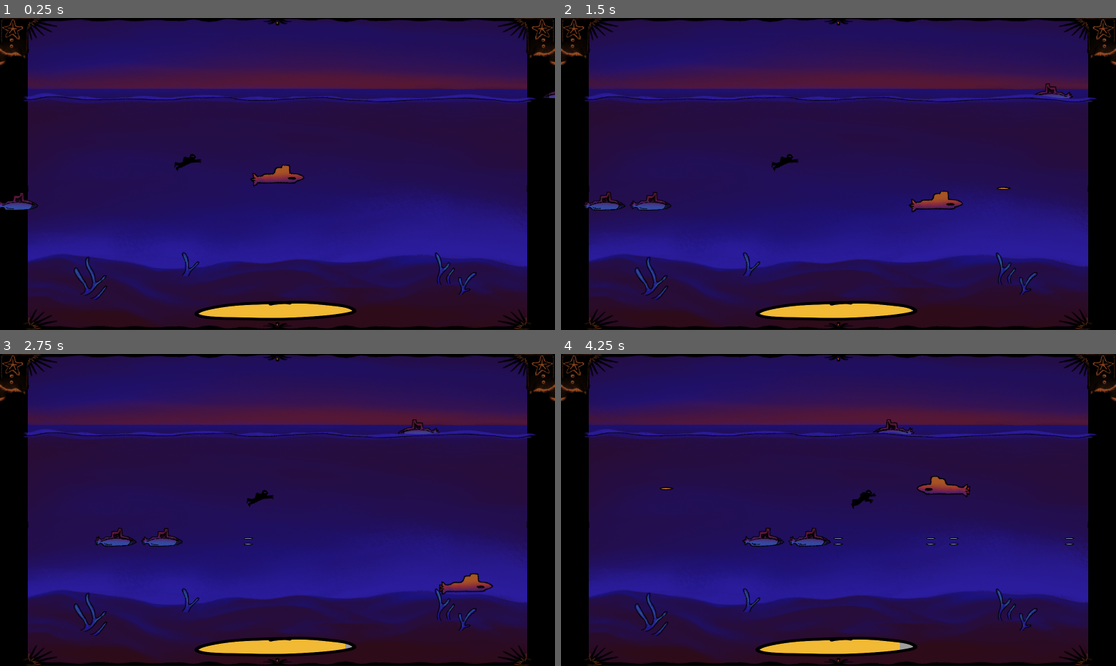
Above: before the commit, frames 1-4 (two rows, left to right).
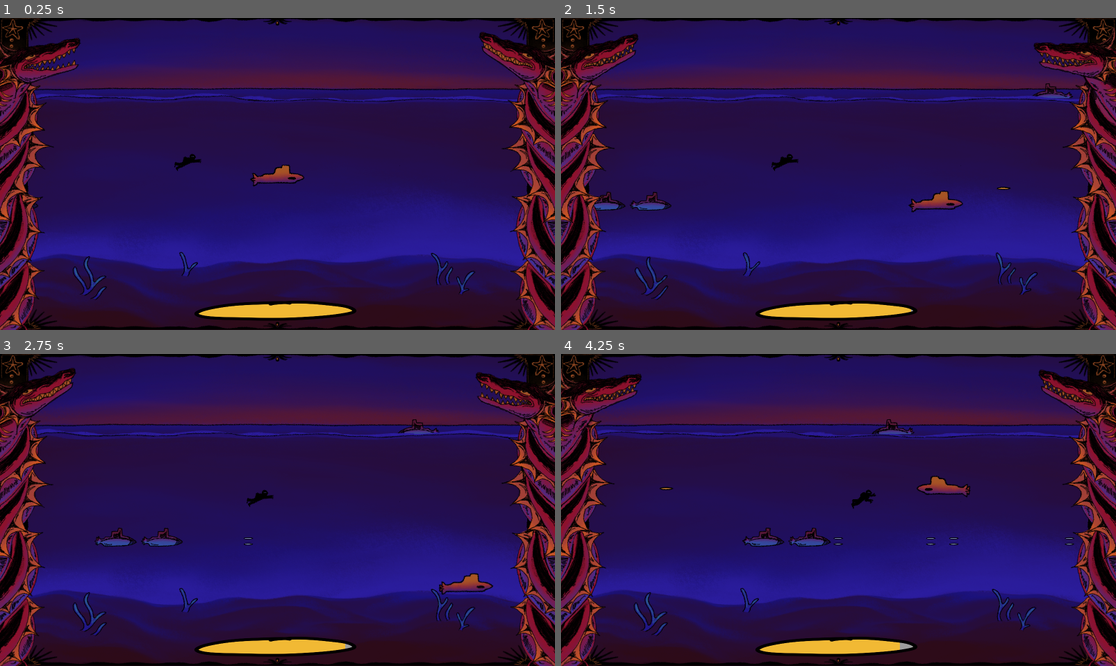
Above: after the commit, the same moments.

Repository: bakdorl/Seaquest
Game: Godot game, scene res://ocean.tscn
The game is run twice, just before and just after one commit, with the same random seed, the same clock (stepped at 60 frames per second) and the same inputs.
Inputs:
- Up to frame 1 (0.25 s): no input
- Up to frame 2 (1.5 s): hold D (right) 0.53-1.28 s; tap Space (shoot) at 0.6, 1.35 s; hold S (down) from 1.28 s (still down)
- Up to frame 3 (2.75 s): release S (down) at 2.03 s; hold D (right) from 2.03 s (still down); tap Space (shoot) at 2.1 s
- Up to frame 4 (4.25 s): release D (right) at 2.78 s; hold W (up) 2.78-3.53 s; tap Space (shoot) at 2.85, 3.6 s; hold A (left) from 3.53 s (still down)

The runs differ from the first frame. In frame 1, 12% of the frame differs, in the area x 0-100%, y 4-100%; in frame 2, 11%; in frame 3, 12%; in frame 4, 12%.

Commit message:
mais animacao

Diff:
--- a/background_details.tscn
+++ b/background_details.tscn
@@ -3,6 +3,8 @@
 [ext_resource type="Texture2D" uid="uid://b1ithutyo5lyh" path="res://background details/Algas sprite.png" id="1_rxbuu"]
 [ext_resource type="Texture2D" uid="uid://cavwnx5nsfrk6" path="res://background details/WATERLINE sprites.png" id="3_2it6s"]
 [ext_resource type="Texture2D" uid="uid://dtnygporbol6y" path="res://background details/Camada_18.png" id="4_nicop"]
+[ext_resource type="Texture2D" uid="uid://cn41wpuafuwn3" path="res://background details/- lineart ahua.png" id="4_rxbuu"]
+[ext_resource type="Texture2D" uid="uid://cu1hgh61lc8xe" path="res://background details/MonstroDoLagoMessi.png" id="5_p78r2"]
 
 [sub_resource type="GDScript" id="GDScript_ned8m"]
 
@@ -29,6 +31,9 @@
 }, {
 "duration": 1.0,
 "texture": SubResource("AtlasTexture_7120d")
+}, {
+"duration": 1.0,
+"texture": SubResource("AtlasTexture_kfour")
 }],
 "loop": true,
 "name": &"defaultalga",
@@ -80,6 +85,105 @@
 "speed": 5.0
 }]
 
+[sub_resource type="AtlasTexture" id="AtlasTexture_2it6s"]
+atlas = ExtResource("5_p78r2")
+region = Rect2(0, 0, 335, 1080)
+
+[sub_resource type="AtlasTexture" id="AtlasTexture_nicop"]
+atlas = ExtResource("5_p78r2")
+region = Rect2(335, 0, 335, 1080)
+
+[sub_resource type="AtlasTexture" id="AtlasTexture_n35um"]
+atlas = ExtResource("5_p78r2")
+region = Rect2(670, 0, 335, 1080)
+
+[sub_resource type="AtlasTexture" id="AtlasTexture_ivj15"]
+atlas = ExtResource("5_p78r2")
+region = Rect2(1005, 0, 335, 1080)
+
+[sub_resource type="AtlasTexture" id="AtlasTexture_xphms"]
+atlas = ExtResource("5_p78r2")
+region = Rect2(1340, 0, 335, 1080)
+
+[sub_resource type="AtlasTexture" id="AtlasTexture_vnw35"]
+atlas = ExtResource("5_p78r2")
+region = Rect2(1675, 0, 335, 1080)
+
+[sub_resource type="AtlasTexture" id="AtlasTexture_l3x5m"]
+atlas = ExtResource("5_p78r2")
+region = Rect2(2010, 0, 335, 1080)
+
+[sub_resource type="AtlasTexture" id="AtlasTexture_gvq1q"]
+atlas = ExtResource("5_p78r2")
+region = Rect2(2345, 0, 335, 1080)
+
+[sub_resource type="AtlasTexture" id="AtlasTexture_x4fsg"]
+atlas = ExtResource("5_p78r2")
+region = Rect2(2680, 0, 335, 1080)
+
+[sub_resource type="AtlasTexture" id="AtlasTexture_r61t3"]
+atlas = ExtResource("5_p78r2")
+region = Rect2(3015, 0, 335, 1080)
+
+[sub_resource type="AtlasTexture" id="AtlasTexture_6inwt"]
+atlas = ExtResource("5_p78r2")
+region = Rect2(3350, 0, 335, 1080)
+
+[sub_resource type="AtlasTexture" id="AtlasTexture_5j037"]
+atlas = ExtResource("5_p78r2")
+region = Rect2(3685, 0, 335, 1080)
+
+[sub_resource type="AtlasTexture" id="AtlasTexture_2r6qk"]
+atlas = ExtResource("5_p78r2")
+region = Rect2(4020, 0, 335, 1080)
+
+[sub_resource type="SpriteFrames" id="SpriteFrames_t5xnv"]
+animations = [{
+"frames": [{
+"duration": 1.0,
+"texture": SubResource("AtlasTexture_2it6s")
+}, {
+"duration": 1.0,
+"texture": SubResource("AtlasTexture_nicop")
+}, {
+"duration": 1.0,
+"texture": SubResource("AtlasTexture_n35um")
+}, {
+"duration": 1.0,
+"texture": SubResource("AtlasTexture_ivj15")
+}, {
+"duration": 1.0,
+"texture": SubResource("AtlasTexture_xphms")
+}, {
+"duration": 1.0,
+"texture": SubResource("AtlasTexture_vnw35")
+}, {
+"duration": 1.0,
+"texture": SubResource("AtlasTexture_l3x5m")
+}, {
+"duration": 1.0,
+"texture": SubResource("AtlasTexture_gvq1q")
+}, {
+"duration": 1.0,
+"texture": SubResource("AtlasTexture_x4fsg")
+}, {
+"duration": 1.0,
+"texture": SubResource("AtlasTexture_r61t3")
+}, {
+"duration": 1.0,
+"texture": SubResource("AtlasTexture_6inwt")
+}, {
+"duration": 1.0,
+"texture": SubResource("AtlasTexture_5j037")
+}, {
+"duration": 1.0,
+"texture": SubResource("AtlasTexture_2r6qk")
+}],
+"loop": true,
+"name": &"default",
+"speed": 5.0
+}]
+
 [node name="background_details" type="Sprite2D" unique_id=934280213]
 script = SubResource("GDScript_ned8m")
 
@@ -87,13 +191,36 @@
 position = Vector2(952, 888)
 sprite_frames = SubResource("SpriteFrames_k7sri")
 animation = &"defaultalga"
+autoplay = "defaultalga"
+frame = 1
 script = SubResource("GDScript_46qu5")
 
 [node name="linha_agua" type="AnimatedSprite2D" parent="." unique_id=430913226]
 position = Vector2(956, 274)
 sprite_frames = SubResource("SpriteFrames_v4vv0")
 animation = &"defaultagua"
+autoplay = "defaultagua"
+frame_progress = 0.85473573
 
 [node name="frame" type="Sprite2D" parent="." unique_id=1598484936]
 position = Vector2(960, 539)
 texture = ExtResource("4_nicop")
+
+[node name="line" type="Sprite2D" parent="." unique_id=1724154141]
+position = Vector2(962, 540)
+texture = ExtResource("4_rxbuu")
+
+[node name="MonstroDoLagoMessi" type="AnimatedSprite2D" parent="." unique_id=388579909]
+position = Vector2(1781, 540)
+sprite_frames = SubResource("SpriteFrames_t5xnv")
+autoplay = "default"
+frame = 12
+speed_scale = 1.5
+
+[node name="MonstroDoLagoMessi2" type="AnimatedSprite2D" parent="." unique_id=1781211035]
+position = Vector2(139, 540)
+sprite_frames = SubResource("SpriteFrames_t5xnv")
+autoplay = "default"
+frame = 6
+speed_scale = 1.5
+flip_h = true
Binary file added: background details/MonstroDoLagoMessi.png
Not shown, added: background details/MonstroDoLagoMessi.png.import
